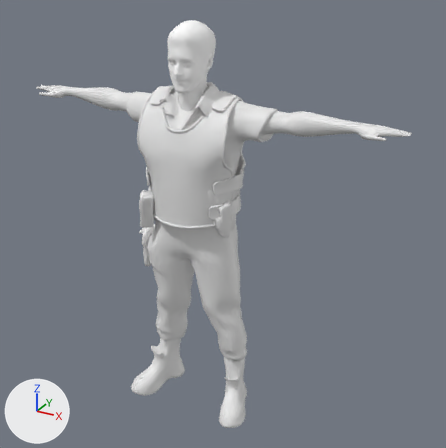
Before and after pictures for a commit that changed the FBX model Assets/ImportedAssets/PERSONAJES - SIM POLICIA/Policia Mendoza/policia_mendoza.fbx.
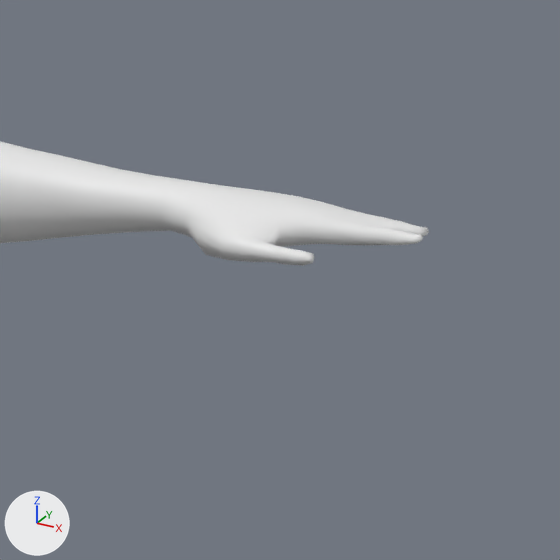
The first picture shows the older version from a 50 mm lens placed at (1.47, -2.36, 2.25), pointed at (0.12, 0.1, 1.02). The close-ups show the older and then the newer version on the part from 71% to 99% of the width and 18% to 46% of the height of that picture. Only the edits that show in the close-ups are written down. Every picture has the same lights, and +X, +Y and +Z are marked at lower left. Where no turn or scale is listed for an object, it has been applied to the vertices. Vertices at exactly the same position are counted once.

Objects in the first close-up: 'input'.
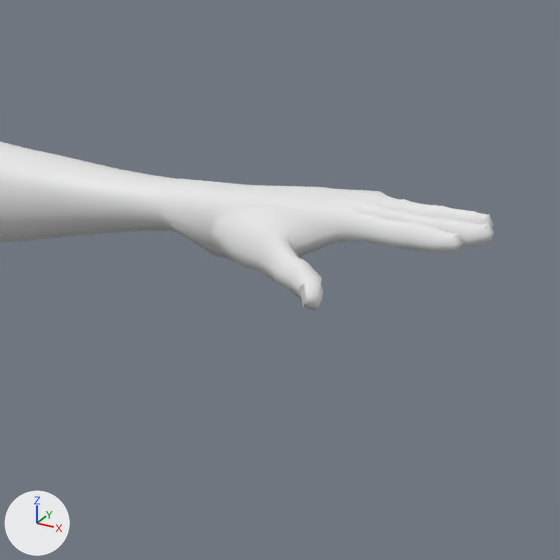
Where the change shows, as pixel boxes [x1, y1, x2, y2] in the close-ups (560 x 560 px):
'input', reshaped, moved: before [0, 141, 429, 266]; after [0, 142, 178, 243]
'manofinal.004', added: after [159, 178, 494, 311]
part 1 of me_input, deleted: before [186, 184, 429, 266]

The change in detail:
Material 'initialShadingGroup.003' (mat_initialshadinggroup_003) is new.
Its base color is (0.8, 0.8, 0.8) (white #e7e7e7).
Its roughness is 1.0.
me_input is used by ob_input; location (0.002, 0.0, 0.986).
me_input had 8740 vertices, 10156 faces and spanned x -0.98..0.98, y -0.18..0.22, z -1.0..0.73.
me_input now has 8126 vertices, 9382 faces and spans x -0.79..0.79, y -0.18..0.22, z -1.0..0.73.
me_input part 1: 286 vertices removed from x 0.79..0.98, y -0.02..0.1, z 0.58..0.63.
Other edits to the shape of me_input do not show in these pictures.
Mesh me_manofinal_004 is new.
It has 713 vertices, 702 faces and spans x -0.163..0.132, y -0.102..0.075, z 0.036..0.111.
It uses material mat_initialshadinggroup_003 (white #e7e7e7).
Object 'input' (ob_input) moves from (0.002, 0.0, 0.986) to (0.0, 0.0, 0.986).
Object 'manofinal.004' (ob_manofinal_004) is new; it shows me_manofinal_004.
Its location is (0.912, 0.03, 1.52).
